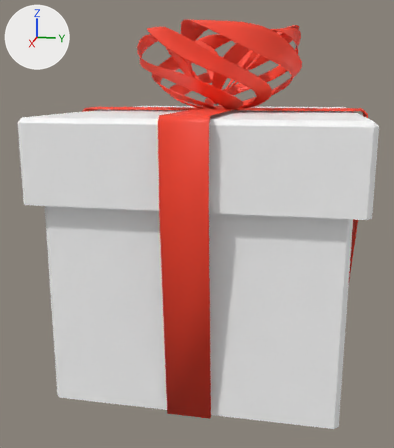
Before and after pictures for a commit that changed the Blender file blender_files/giftbox.blend.
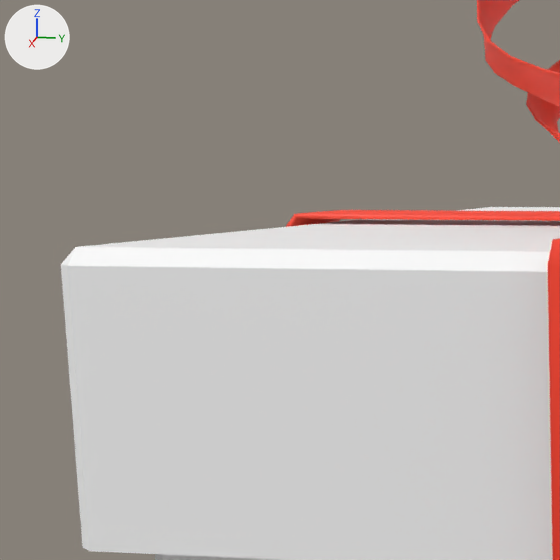
Each version appears first whole from a camera (50 mm lens) standing at (11.36, 1.92, 4.59) and looking at (0.14, -0.32, 1.79), and next in a close-up on the part from 0% to 41% of the width and 10% to 46% of the height. Every picture has the same lights, and +X, +Y and +Z are marked at upper left. Text is drawn in Blender's own font.

Objects in the first close-up: 'Sphere', 'r-Cube', 'r-Cube.001'.
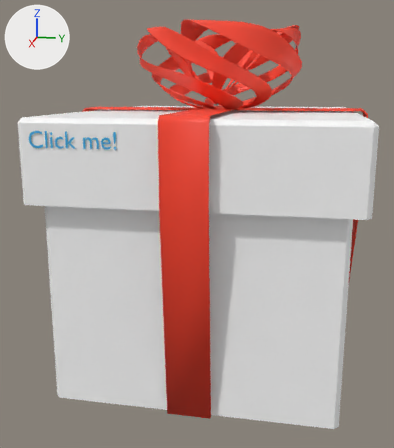
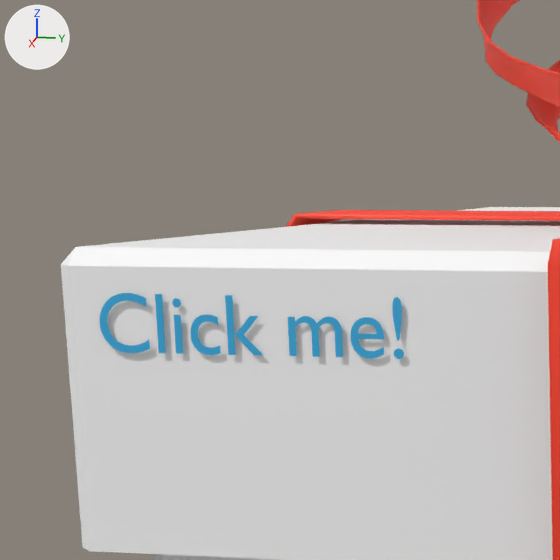
Commit message: [main] adds more giftbox sfx

Boxes (x1, y1, x2, y2) around the edits, measured in the close-ups (560 x 560 px):
'Text', added (blue)
    after: (100, 293, 404, 359)

The change, as a list of edits to the scene's bpy script:
```text
Add mat_material:
    mat_material = principled_material('Material')
    mat_material.base_color = (0.0423, 0.443, 0.8)  # blue #3ab2e7
Add txt_text:
    txt_text = bpy.data.curves.new('Text', 'FONT')
    txt_text.body = 'Click me!'
    txt_text.materials.append(mat_material)  # blue #3ab2e7
Add ob_text:
    ob_text = bpy.data.objects.new('Text', txt_text)
    ob_text.location = (3.277, -2.448, 3.695)
    ob_text.rotation_euler = (1.571, 0.0, 1.571)  # degrees (90, 0, 90)
    ob_text.scale = (0.391, 0.391, 0.391)
```
